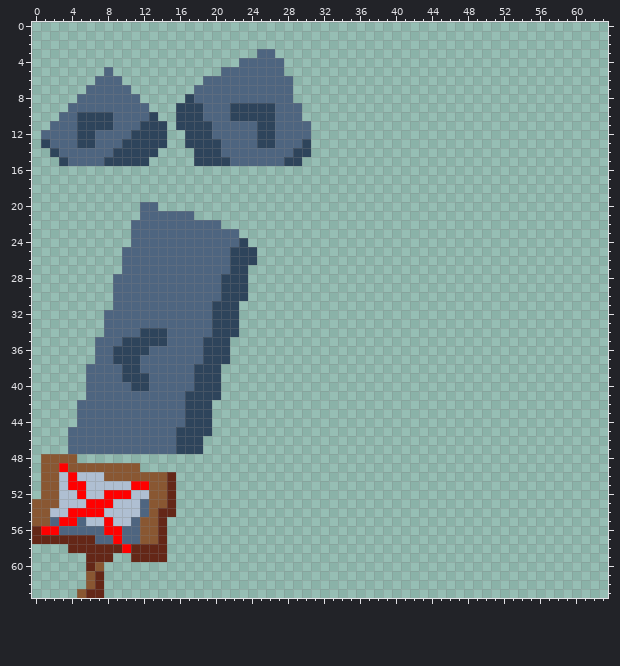
Edited in one commit: pixel-art sprite (Assets/Sprites/tilesets/props.png). Above is the file before it was changed.
The file is 64x64 pixels.
The result:
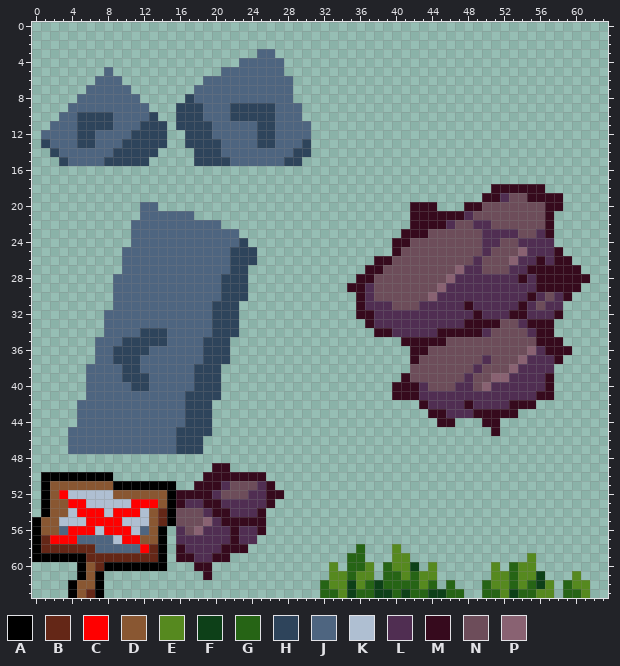
Palette (. is transparent): A #000000  B #642717  C #ff0000  D #895732  E #56891f  F #0d4018  G #266415  H #2e445b  J #4e6580  K #afbfd2  L #502e52  M #360a1d  N #6d4d5a  P #896272
From old to new:
@@ x 0..63 @@
 17 ................................................................
-18 ................................................................
-19 ................................................................
-20 ............JJ..................................................
-21 ............JJJJJJ..............................................
-22 ...........JJJJJJJJJJ...........................................
-23 ...........JJJJJJJJJJJJ.........................................
-24 ...........JJJJJJJJJJJJH........................................
-25 ..........JJJJJJJJJJJJHHH.......................................
-26 ..........JJJJJJJJJJJJHHH.......................................
-27 ..........JJJJJJJJJJJJHH........................................
-28 .........JJJJJJJJJJJJHHH........................................
-29 .........JJJJJJJJJJJJHHH........................................
-30 .........JJJJJJJJJJJJHHH........................................
-31 .........JJJJJJJJJJJHHH.........................................
-32 ........JJJJJJJJJJJJHHH.........................................
-33 ........JJJJJJJJJJJJHHH.........................................
-34 ........JJJJHHHJJJJJHHH.........................................
-35 .......JJJHHHHHJJJJHHH..........................................
-36 .......JJHHHHJJJJJJHHH..........................................
-37 .......JJHHHJJJJJJJHHH..........................................
-38 ......JJJJHHJJJJJJHHH...........................................
-39 ......JJJJHHHJJJJJHHH...........................................
-40 ......JJJJJHHJJJJJHHH...........................................
-41 ......JJJJJJJJJJJHHHH...........................................
-42 .....JJJJJJJJJJJJHHH............................................
-43 .....JJJJJJJJJJJJHHH............................................
-44 .....JJJJJJJJJJJJHHH............................................
-45 ....JJJJJJJJJJJJHHHH............................................
+18 ...................................................MMMMMM.......
+19 ..................................................MMLNNMMMM.....
+20 ............JJ............................MMM...MMNNNNNNNMM.....
+21 ............JJJJJJ........................MMMMMMLNNNNNNNNM......
+22 ...........JJJJJJJJJJ.....................MMMMLNNLLNNNNNNM......
+23 ...........JJJJJJJJJJJJ..................MMMNNNNNNLLLLNNLM......
+24 ...........JJJJJJJJJJJJH................MMNNNNNNNNLLNNLLLL......
+25 ..........JJJJJJJJJJJJHHH...............MNNNNNNNNNLNNNPLLLM.....
+26 ..........JJJJJJJJJJJJHHH.............MMNNNNNNNNNLNNNPLLMLMM....
+27 ..........JJJJJJJJJJJJHH.............MMNNNNNNNNPLLNNNLLMMMMMM...
+28 .........JJJJJJJJJJJJHHH............MMNNNNNNNNPLLLLLLLMLMMMMMM..
+29 .........JJJJJJJJJJJJHHH...........MMLNNNNNNNPLLLLLLLLLLMMMMM...
+30 .........JJJJJJJJJJJJHHH............MLNNNNNNPLLLLLLLLLLMLNLM....
+31 .........JJJJJJJJJJJHHH.............MLLLNNNLLLLLMLLLLLMLNLL.....
+32 ........JJJJJJJJJJJJHHH.............MMLLLLLLLLLLLMLLLMMLLLM.....
+33 ........JJJJJJJJJJJJHHH..............MLLLLLLLLLLMMMMNNLMMM......
+34 ........JJJJHHHJJJJJHHH...............MMLLLLLMMMMMLNNNNLMM......
+35 .......JJJHHHHHJJJJHHH...................MMMMMNNNNNNNNNNMMM.....
+36 .......JJHHHHJJJJJJHHH....................MMNNNNNNNNNNNPLMMM....
+37 .......JJHHHJJJJJJJHHH....................MNNNNNNNLNNNPLLLM.....
+38 ......JJJJHHJJJJJJHHH.....................NNNNNNNLNNNPLLLL......
+39 ......JJJJHHHJJJJJHHH....................MNNNNNNLNNPPLLLLM......
+40 ......JJJJJHHJJJJJHHH...................MMMLNNNLLNPLLLLLLM......
+41 ......JJJJJJJJJJJHHHH...................MMMLLLLLLLLLLLLLMM......
+42 .....JJJJJJJJJJJJHHH.......................MLLLLMLLLLMMM........
+43 .....JJJJJJJJJJJJHHH........................MMLLLMMMMM..........
+44 .....JJJJJJJJJJJJHHH.........................MM...MM............
+45 ....JJJJJJJJJJJJHHHH...............................M............
 46 ....JJJJJJJJJJJJHHH.............................................
 47 ....JJJJJJJJJJJJHHH.............................................
-48 .DDDD...........................................................
-49 .DDCDDDDDDDD....................................................
-50 .DDKCKKKDDDDDDDB................................................
-51 .DDKCCKKKKKCCDDB................................................
-52 .DDKKCKKCCCKKDDB................................................
-53 DDDKKKCCCKKKJDDB................................................
-54 DDKKCCCCKKKKJDBB................................................
-55 DDJCCJKKCKKJDDB.................................................
-56 BCCJJJJJCCJJDDB.................................................
-57 BBBBBBBJJCJJDDB.................................................
-58 ....BBBBBBCBBBB.................................................
-59 ......BBB..BBBB.................................................
-60 ......BD........................................................
-61 ......DB........................................................
-62 ......DB........................................................
-63 .....DBB........................................................
+48 ................................................................
+49 ....................MM..........................................
+50 .AAAAAAAA..........MMMMMMM......................................
+51 .ADDDDDDDAAAAAAA..MMMLNNNLM.....................................
+52 .ADCKKKKKDDDDDDAMMMMLNNNLLMM....................................
+53 .ADDCCKKKKKCCCDAMLLMMLLLLLM.....................................
+54 .ADDKCCCKCCCKDBANNNLMMLLLM......................................
+55 ADDKKKCCCCKKKDBANNNPLMMMMM......................................
+56 ADDJCCCKCCCKJDA.LNPLLLMLLM......................................
+57 ABCCCJJJJKCCDDA.LLLLLLMLL.......................................
+58 ABBBBBBJJJJJCBA.MLLLLMMM............G...E.......................
+59 AAAAAABBBBBBBBA.MMLLMM.............GG...EE.............E........
+60 .....ADBAAAAAAA...MM.............E.GGE.GEEF.E......E.GEE........
+61 .....ADA...........M.............EEGEE.GGEGEE......EEGEEF...E...
+62 ....ADDA........................GEEFEGFGGGGEG.G...GEEGEGFE.GEE..
+63 ....ADBA........................GGEFGGFFGFGGFFGG..GGEFGGEE.GGE..
Boxes around the changes in both pictures, in picture pixels (x1, y1, x2, y2):
added: (347, 184, 590, 436)
changed: (32, 454, 284, 598)
added: (320, 544, 590, 598)
